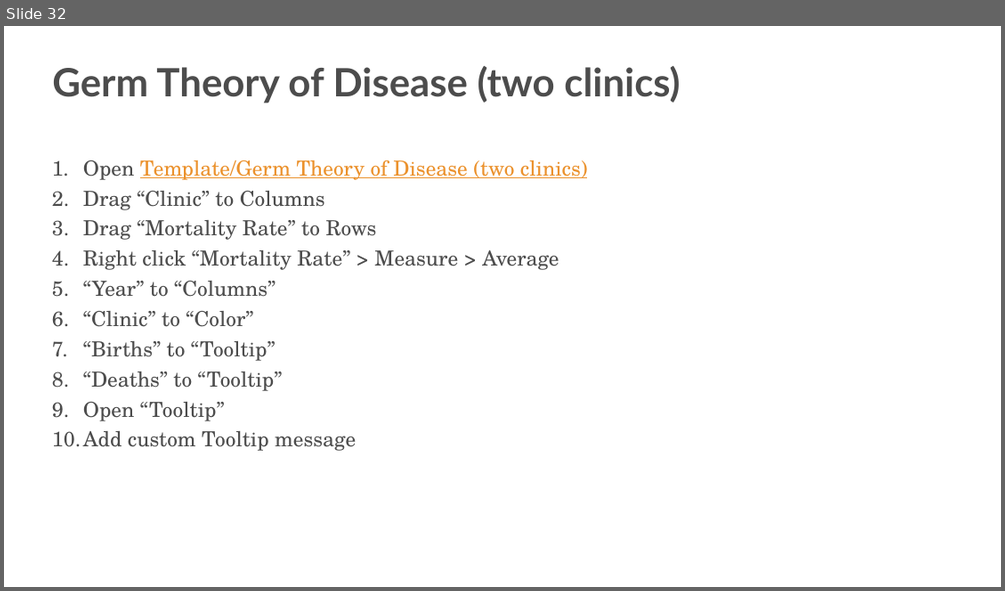
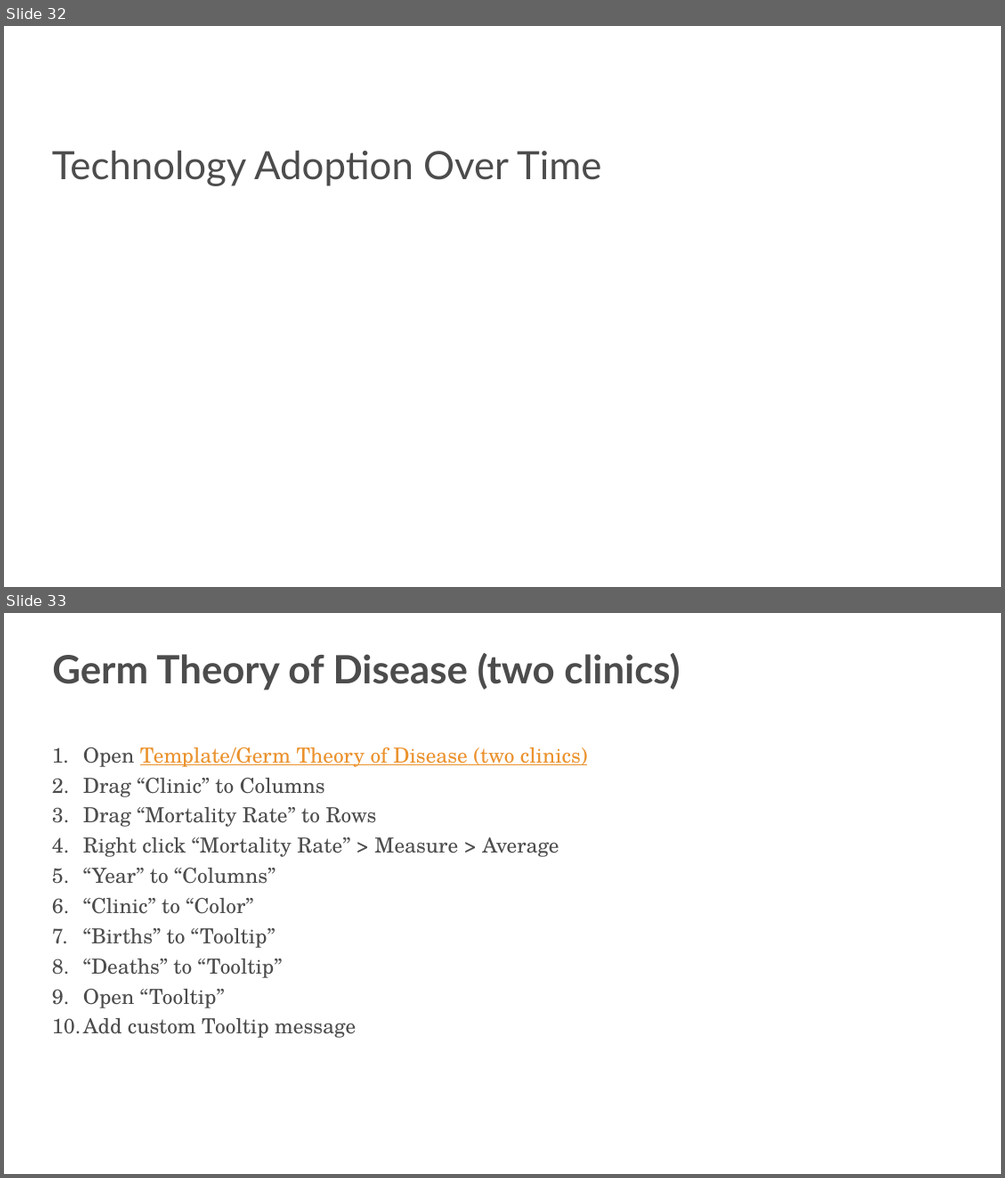
Before and after one commit to s-kyle-reed/data-lecture, a slide deck: lecture.pptx. Shown one above the other, each under a label of ours: slide 32 before the commit, slides 32 and 33 after it. The pictures are 1005x591 and 1005x1178 pixels, drawn with LibreOffice and Linux fonts; fonts in the diff are those of the drawing; background and template pictures are left out. Boxes give left, top, right and bottom in pixels: in the first picture for what was removed or moved away, otherwise in the second. Text is boxed around its words. In the diff, an @@ line names an element or a change of style, - is before the commit and + after.

Commit message:
added more workbook creation slides and title cards

```diff
--- a/lecture.pptx
+++ b/lecture.pptx
@@ slide 32 added at <box>4,26,1001,587</box>, background #FFFFFF @@
@@ title added at <box>52,150,601,186</box>, 45 pt, text #4C4C4C @@
+Technology Adoption Over Time
@@ what was slide 32 is now slide 33 @@
```
Also in this commit, not shown: 2 other slides added.
